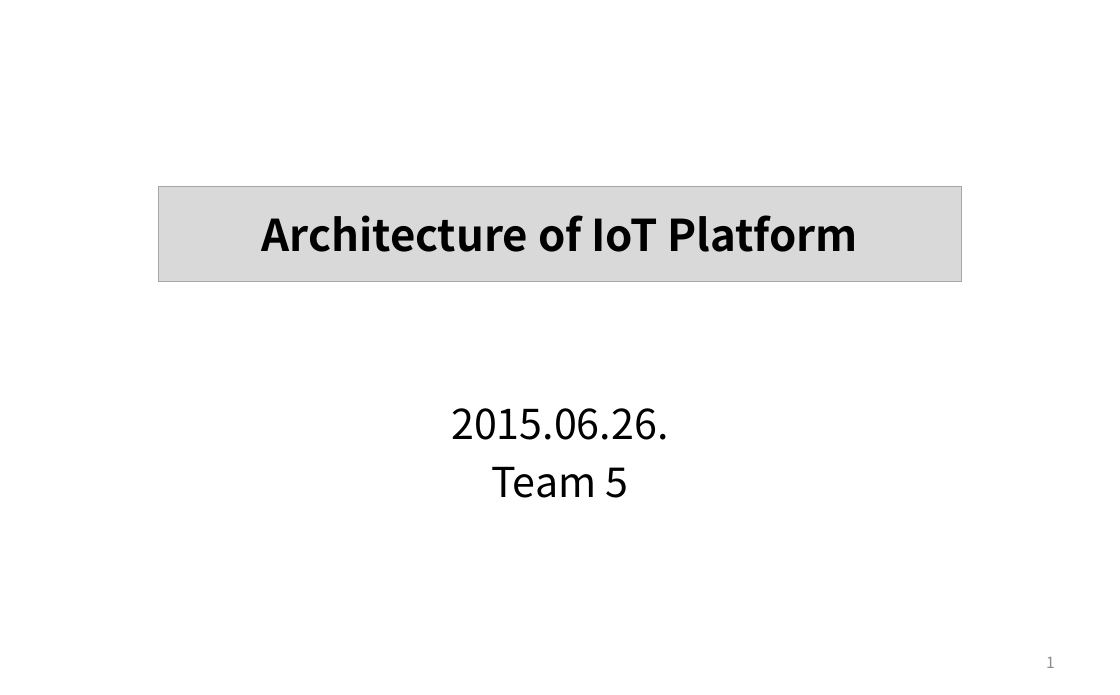
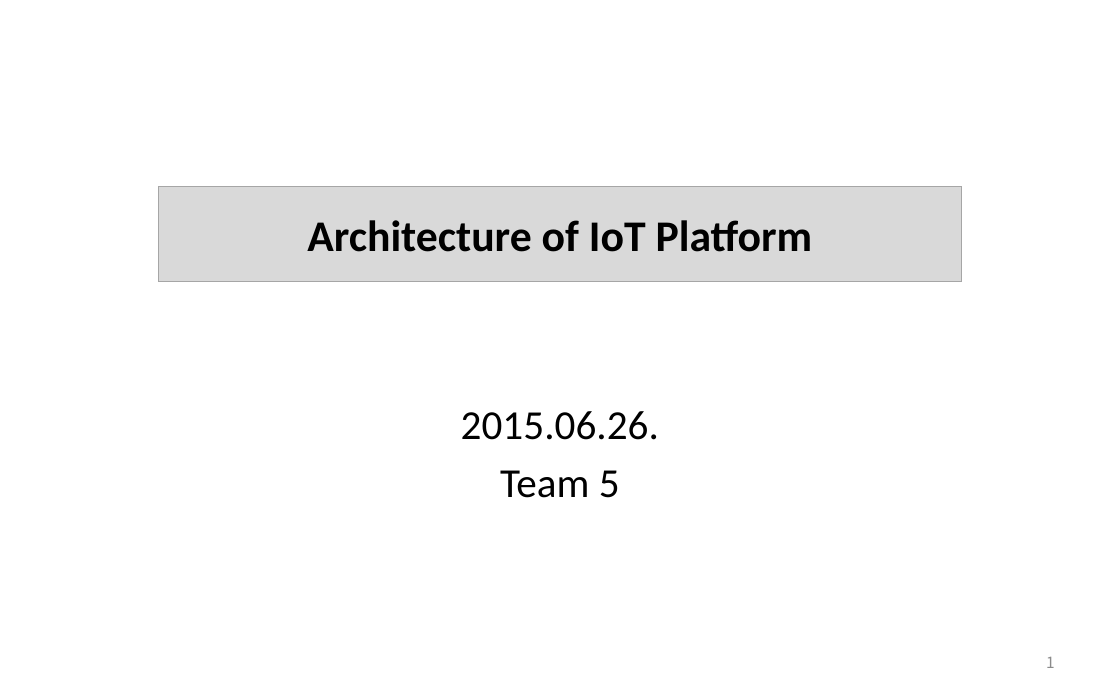
Before and after one commit to Youngsoo/iot-platform, a slide deck: slide 1 of Final_presentation_team5_v0.5.pptx. Drawn at 1120x695 pixels with LibreOffice and Linux fonts; fonts in the diff are those of the drawing. Boxes give left, top, right and bottom in pixels: in the first picture for what was removed or moved away, otherwise in the second. Text is boxed around its words. In the diff, an @@ line names an element or a change of style, - is before the commit and + after.

```diff
--- a/Final_presentation_team5_v0.5.pptx
+++ b/Final_presentation_team5_v0.5.pptx
@@ title "Architecture of IoT Platform" at (x1=159, y1=187, x2=961, y2=282): font Noto Sans CJK KR to Calibri @@
@@ subtitle "2015.06.26." at (x1=461, y1=411, x2=659, y2=498): font Noto Sans CJK KR to Calibri @@
```
Also in this commit, not shown: 58 other slides changed.
